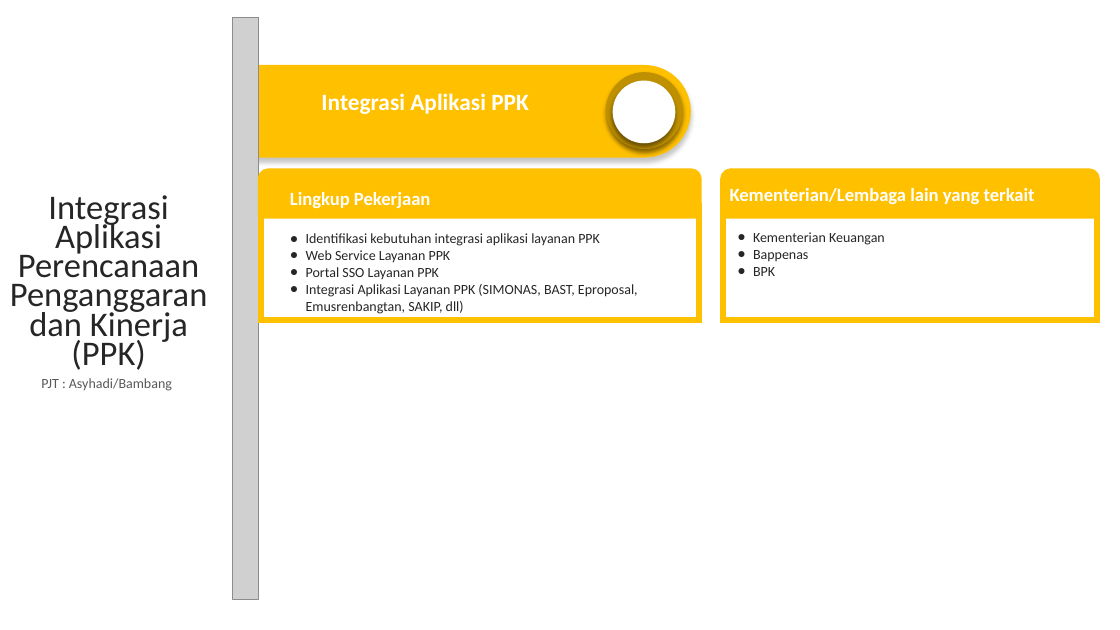
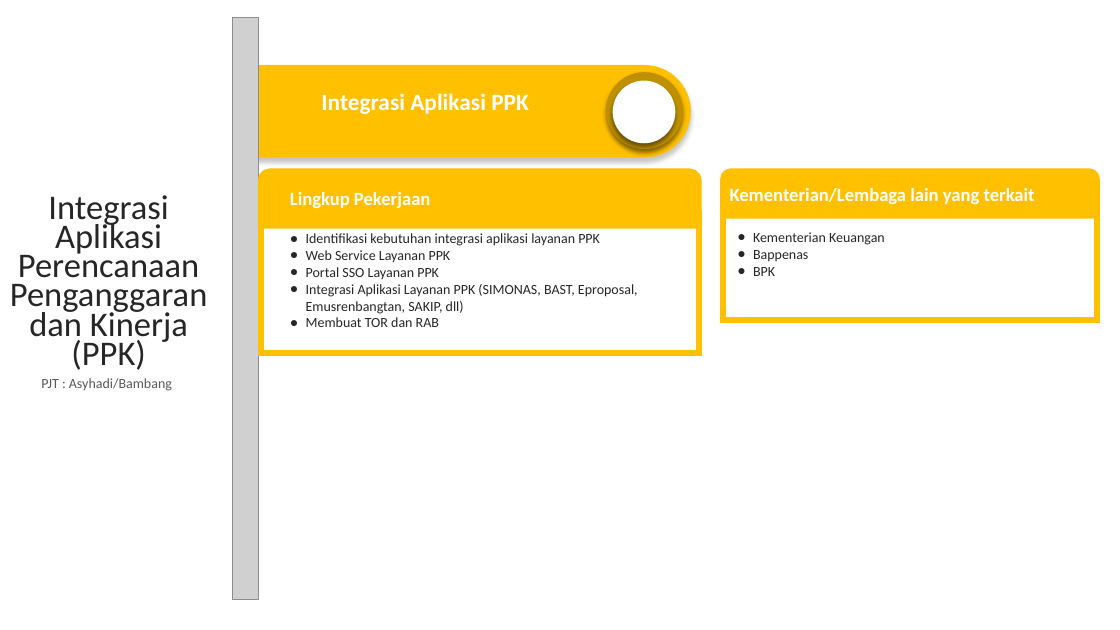
Before and after one commit to adicumin/Kegiatan-ASI-2021, a slide deck: slide 1 of APLIKASI PPK/kegiatan aplikasi PPK.pptx. Drawn at 1120x630 pixels with LibreOffice and Linux fonts; fonts in the diff are those of the drawing; grey boxes stand for pictures. Boxes give left, top, right and bottom in pixels: in the first picture for what was removed or moved away, otherwise in the second. Text is boxed around its words. In the diff, an @@ line names an element or a change of style, - is before the commit and + after.

Commit message:
menambah kegiatan tor dan rab
menambah kegiatan tor dan rab

```diff
--- a/APLIKASI PPK/kegiatan aplikasi PPK.pptx
+++ b/APLIKASI PPK/kegiatan aplikasi PPK.pptx
@@ round same rect: place and size @@
-round same rect at (260, 171, 698, 216)
+round same rect at (260, 171, 698, 226)
@@ rectangle: place and size @@
-rectangle at (260, 206, 698, 320)
+rectangle at (260, 213, 698, 353)
@@ text at (306, 317, 439, 327): paragraph added @@
+● Membuat TOR dan RAB
```
